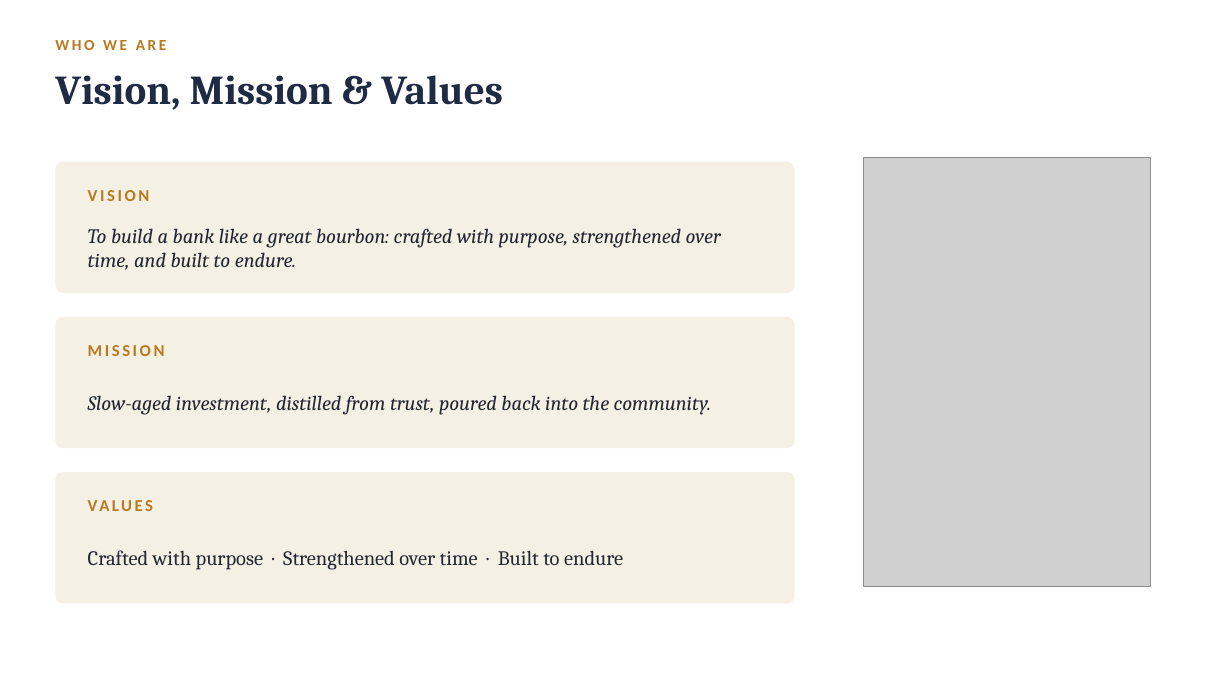
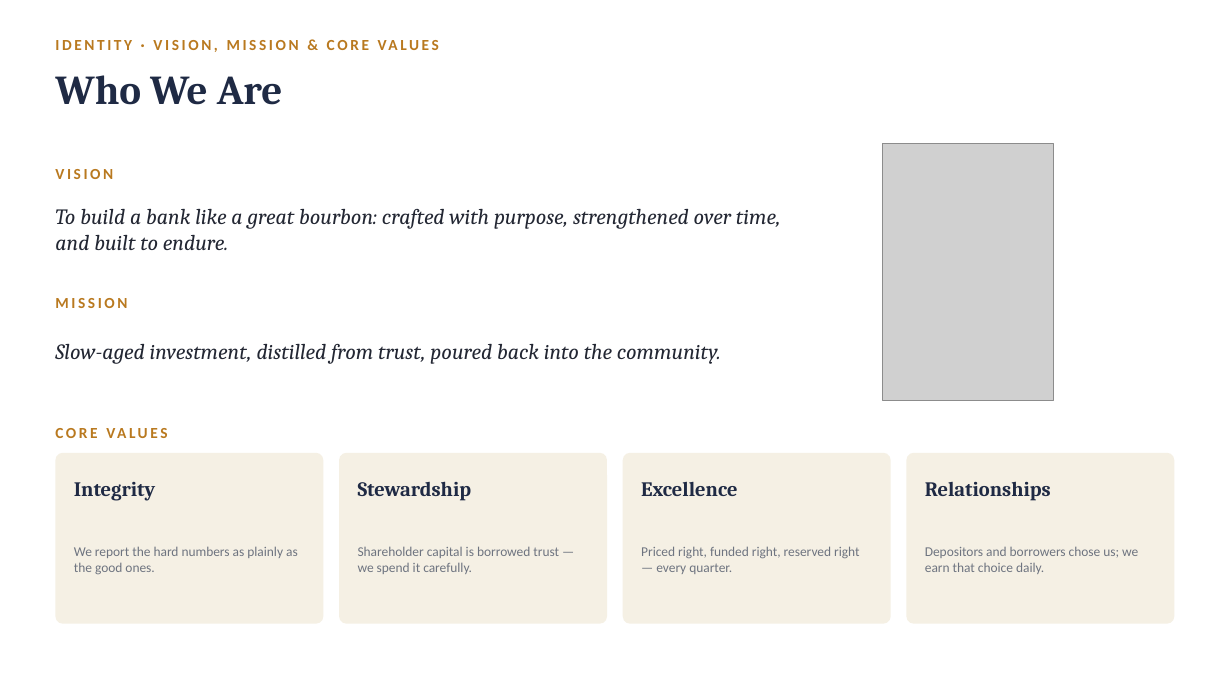
Before and after one commit to Drewger050/BankRole-SIM, a slide deck: slide 2 of docs/BOTB_Shareholder_Presentation.pptx. Drawn at 1232x693 pixels with LibreOffice and Linux fonts; fonts in the diff are those of the drawing; grey boxes stand for pictures. Boxes give left, top, right and bottom in pixels: in the first picture for what was removed or moved away, otherwise in the second. Text is boxed around its words. In the diff, an @@ line names an element or a change of style, - is before the commit and + after.

```diff
--- a/docs/BOTB_Shareholder_Presentation.pptx
+++ b/docs/BOTB_Shareholder_Presentation.pptx
@@ text at [55,40,167,50]: text changed @@
-WHO WE ARE
+IDENTITY · VISION, MISSION & CORE VALUES
@@ text at [55,75,283,105]: text changed @@
-Vision, Mission & Values
+Who We Are
@@ picture: place and size @@
-picture at [864,157,1151,587]
+picture at [883,143,1054,400]
@@ text "VISION": place and size @@
-text "VISION" at [88,190,150,201]
+text "VISION" at [55,169,113,179]
@@ text "VISION" at [55,169,113,179]: size 13 to 12 pt @@
@@ rounded rectangle removed at [55,162,795,293] @@
@@ text "To build a bank like ...": place and size @@
-text "To build a bank like ..." at [88,228,721,270]
+text "To build a bank like ..." at [55,209,781,250]
@@ text "To build a bank like ..." at [55,209,781,250]: size 16 to 17 pt @@
@@ text "MISSION" at [55,298,127,308]: size 13 to 12 pt @@
@@ text "MISSION": place and size @@
-text "MISSION" at [88,345,165,356]
+text "MISSION" at [55,298,127,308]
@@ text "Slow-aged investment, distilled from trust, ..." at [55,344,721,364]: size 16 to 17 pt @@
@@ text "Slow-aged investment, distilled from trust, ...": place and size @@
-text "Slow-aged investment, distilled from trust, ..." at [88,395,711,415]
+text "Slow-aged investment, distilled from trust, ..." at [55,344,721,364]
@@ rounded rectangle removed at [55,317,795,448] @@
@@ text at [55,416,333,448]: text changed; size 13 to 12 pt @@
-VALUES
+CORE VALUES
@@ rounded rectangle added at [55,453,323,624], fill #F5F0E4 @@
@@ rounded rectangle: place and size @@
-rounded rectangle at [55,472,795,604]
+rounded rectangle at [339,453,607,624]
@@ rounded rectangle at [339,453,607,624]: proportions changed @@
@@ rounded rectangle added at [623,453,891,624], fill #F5F0E4 @@
@@ rounded rectangle added at [907,453,1175,624], fill #F5F0E4 @@
@@ text added at [74,482,155,501], 16 pt, text #1F2A44, bold @@
+Integrity
@@ text added at [358,481,471,501], 16 pt, text #1F2A44, bold @@
+Stewardship
@@ text added at [641,481,737,496], 16 pt, text #1F2A44, bold @@
+Excellence
@@ text added at [925,481,1051,501], 16 pt, text #1F2A44, bold @@
+Relationships
@@ text added at [74,546,298,574], 10.5 pt, text #6E7480 @@
+We report the hard numbers as plainly as the good ones.
@@ text removed at [88,550,623,570] @@
-Crafted with purpose · Strengthened over time · Built to endure
@@ text added at [358,546,559,574], 10.5 pt, text #6E7480 @@
+Shareholder capital is borrowed trust — we spend it carefully.
@@ text added at [641,546,859,574], 10.5 pt, text #6E7480 @@
+Priced right, funded right, reserved right — every quarter.
@@ text added at [925,547,1138,574], 10.5 pt, text #6E7480 @@
+Depositors and borrowers chose us; we earn that choice daily.
```
Also in this commit, not shown: 11 other slides changed, 4 slides added, 4 slides removed, 1 other file.
